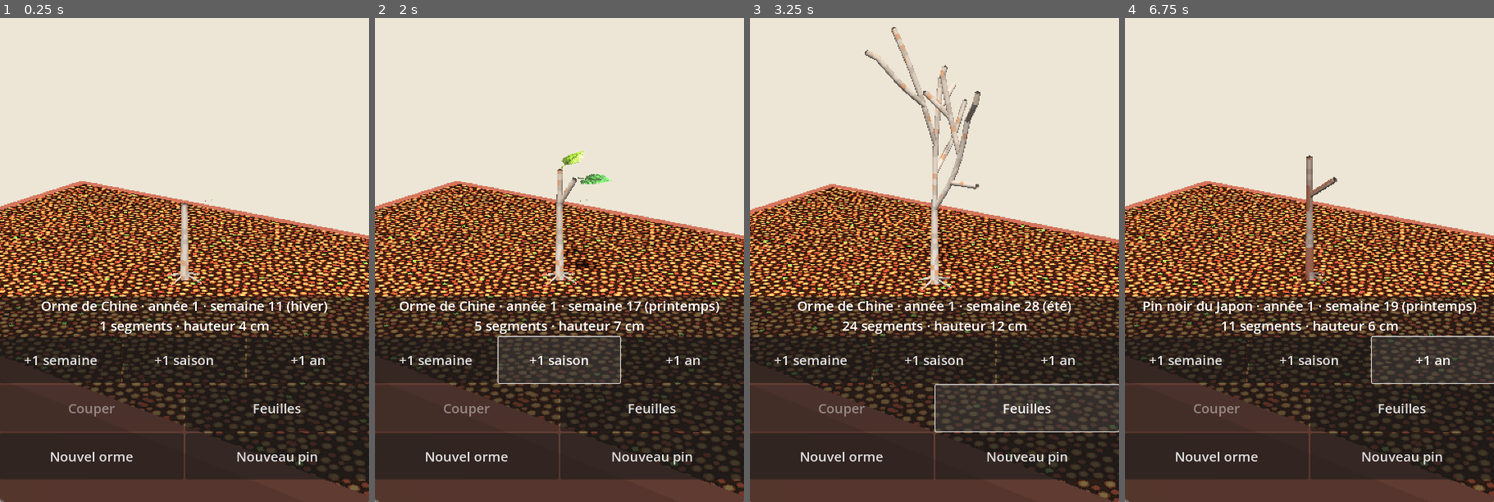
Above: before the commit, frames 1-4 (left to right).
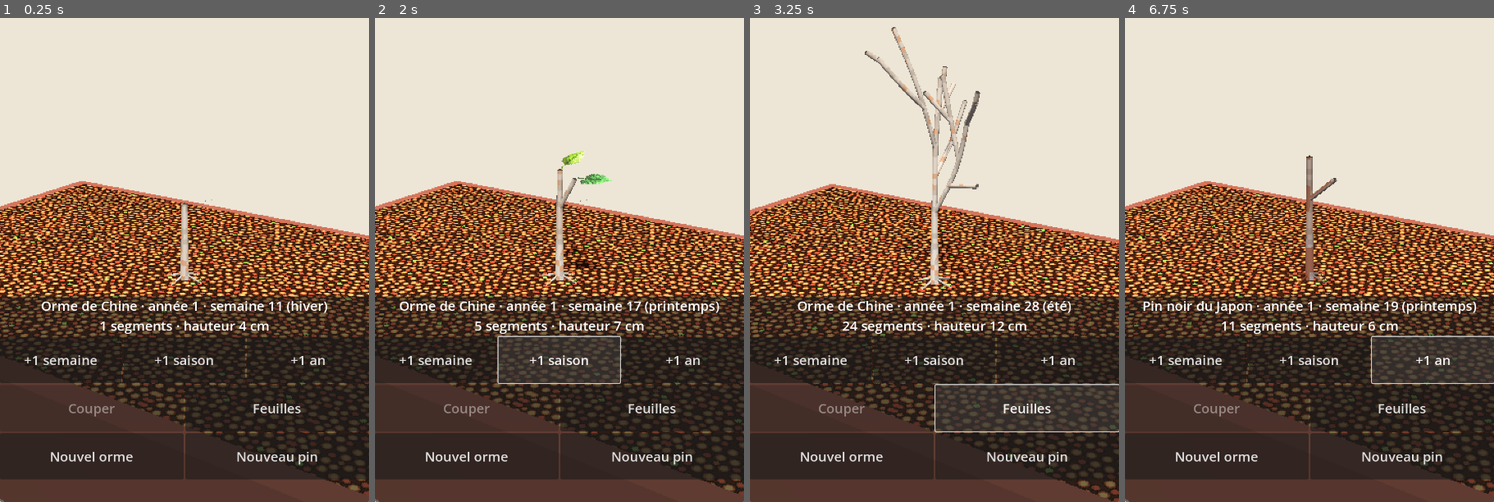
Above: after the commit, the same moments.

Repository: Ankool29/bonzai
Game: Godot game, scene res://scenes/main.tscn
Two runs of this game, one before a commit and one after it. Both use one fixed random seed, a clock stepped at 60 frames per second and the inputs below.
Inputs:
- Up to frame 1 (0.25 s): no input
- Up to frame 2 (2 s): click "+1 semaine" at 0.5 s; click "+1 saison" at 1.25 s
- Up to frame 3 (3.25 s): click "+1 an" at 2 s; click "Feuilles" at 2.75 s
- Up to frame 4 (6.75 s): click "Nouvel orme" at 3.5 s; click "Nouveau pin" at 4.25 s; click "+1 semaine" at 5 s; click "+1 saison" at 5.75 s; click "+1 an" at 6.5 s

The runs differ from the first frame. In frame 1, less than 0.1% of the frame differs, in the area x 48-51%, y 38-52%; in frame 2, less than 0.1%; in frame 3, 0.8%, in the area x 31-63%, y 1-56%; in frame 4, less than 0.1%.

Commit message:
Bois en anneaux : continuité, anneaux irréguliers, fourches en Y
Co-Authored-By: Claude Opus 5.5 <noreply@anthropic.com>
Claude-Session: https://claude.ai/code/session_01MAppfJEzF7Td7hJP7q14tM

Diff:
--- a/scripts/tree_mesh.gd
+++ b/scripts/tree_mesh.gd
@@ -130,11 +130,25 @@
 	for m in chain.size():
 		var s := sim.segs[chain[m]]
 		raw.append(s.start + (s.end - s.start) * seg_f[chain[m]])
+	var off := 0  # décalage entre raw et chain quand un point est ajouté au départ
 	if sim.segs[i0].parent >= 0:
-		# départ de branche : le début du tube est enfoncé dans le parent et pas plus épais que lui
-		var pr := sim.segs[sim.segs[i0].parent].radius
-		raw[0] -= (raw[1] - raw[0]).normalized() * pr * 0.5
-		r[0] = minf(r[0], pr * 0.95)
+		var par := sim.segs[sim.segs[i0].parent]
+		var pr := par.radius
+		var rc := r[0]
+		if rc > 0.5 * pr:
+			# Grosse branche : fourche en Y. Elle naît dans le parent, sur son axe, un peu sous le nœud,
+			# et s'en écarte doucement, comme deux troncs qui se séparent.
+			raw.insert(0, raw[0] - (par.end - par.start).normalized() * pr * 1.5)
+			r.insert(0, minf(pr * 0.85, rc * 1.1))
+			r[1] = rc * 1.05
+			off = 1
+		else:
+			# Petite branche : départ enfoncé dans le parent, avec un léger col.
+			raw[0] -= (raw[1] - raw[0]).normalized() * pr * 0.5
+			r[0] = minf(rc * 1.2, pr * 0.9)
+	# Continuité (règle des anneaux) : un anneau n'est jamais plus épais que celui qui le précède.
+	for m in range(1, r.size()):
+		r[m] = minf(r[m], r[m - 1])
 	# Décimation : anneaux espacés d'au moins 2,5 rayons, sinon un tube épais se replie dans les virages
 	# (c'était le tronc « en morceaux »).
 	var pts: Array[Vector3] = [raw[0]]
@@ -144,7 +158,7 @@
 		if m == raw.size() - 1 or raw[m].distance_to(pts[-1]) >= 2.5 * rad[rad.size() - 1]:
 			pts.append(raw[m])
 			rad.append(r[m])
-			col.append(seg_col[chain[mini(m, chain.size() - 1)]])
+			col.append(seg_col[chain[clampi(m - off, 0, chain.size() - 1)]])
 	# Lissage de Chaikin (coupe les angles sans jamais dépasser, contrairement à une spline)
 	for it in 3:
 		if pts.size() < 3:
@@ -168,7 +182,8 @@
 	var d := (pts[1] - pts[0]).normalized()
 	var a := _perp(d)
 	var v := 0.0
-	var prev := _ring(pts[0], d, a, rad[0], v, col[0])
+	var axis_seed := i0 * 0.37  # irrégularités propres à chaque axe
+	var prev := _ring(pts[0], d, a, rad[0], v, col[0], axis_seed)
 	_cap(prev, pts[0] - d * rad[0] * 0.5)
 	for m in range(1, pts.size()):
 		d = (pts[m] - pts[m - 1]).normalized()
@@ -176,7 +191,7 @@
 			d = (d + (pts[m + 1] - pts[m]).normalized()).normalized()
 		a = (a - d * a.dot(d)).normalized()  # transport parallèle : le tube ne se vrille pas
 		v += (pts[m] - pts[m - 1]).length()
-		var cur := _ring(pts[m], d, a, maxf(rad[m], 0.0008), v, col[m])
+		var cur := _ring(pts[m], d, a, maxf(rad[m], 0.0008), v, col[m], axis_seed)
 		_join(prev, cur)
 		prev = cur
 	_cap(prev, pts[-1] + d * maxf(rad[rad.size() - 1], 0.0008) * 0.6)
@@ -220,7 +235,7 @@
 
 ## Anneau de SIDES+1 sommets (le dernier double le premier pour fermer le motif d'écorce).
 ## UV = (fraction du tour, longueur en m), UV2.x = nombre de cellules d'écorce (~2,5 mm) sur le tour.
-func _ring(c: Vector3, d: Vector3, a: Vector3, r: float, v: float, col: Color) -> int:
+func _ring(c: Vector3, d: Vector3, a: Vector3, r: float, v: float, col: Color, axis_seed := 0.0) -> int:
 	a = (a - d * a.dot(d)).normalized()
 	var b := d.cross(a)
 	var cells := maxf(3.0, roundf(TAU * r / 0.0025))
@@ -228,7 +243,10 @@
 	for k in SIDES + 1:
 		var ang := TAU * k / SIDES
 		var nrm := a * cos(ang) + b * sin(ang)
-		verts.append(c + nrm * r)
+		# Anneaux légèrement irréguliers (bosses, méplats) qui varient doucement le long du bois ;
+		# plus marqués sur le bois épais, nuls sur les rameaux fins.
+		var bump := 1.0 + minf(0.12, r * 8.0) * (0.6 * sin(2.0 * ang + axis_seed * 7.3 + v * 35.0) + 0.4 * sin(3.0 * ang + axis_seed * 3.1 - v * 55.0))
+		verts.append(c + nrm * r * bump)
 		norms.append(nrm)
 		uvs.append(Vector2(float(k) / SIDES, v))
 		uv2s.append(Vector2(cells, 0))
Not shown, changed: docs/ETAPE6.md
